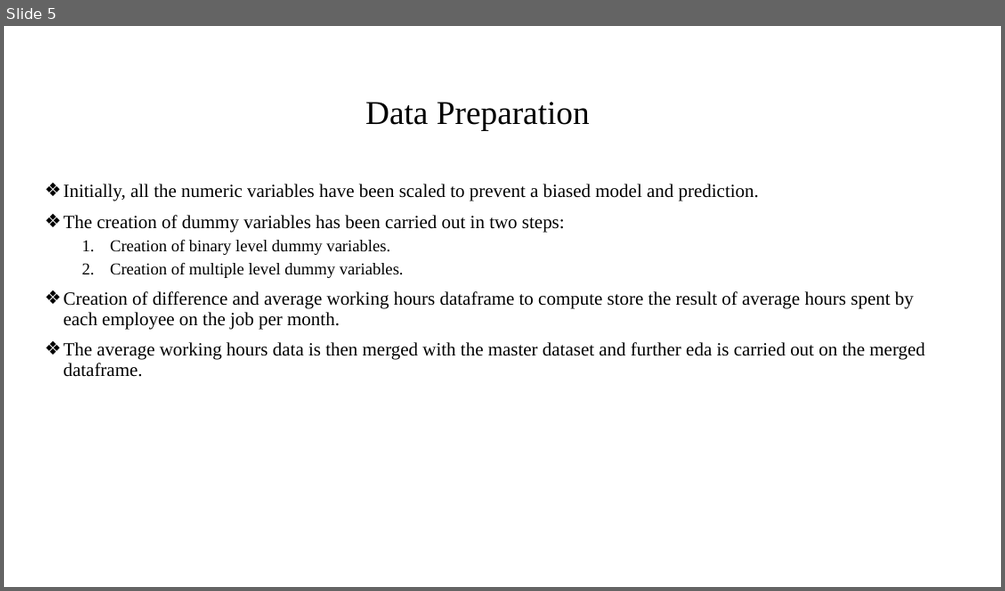
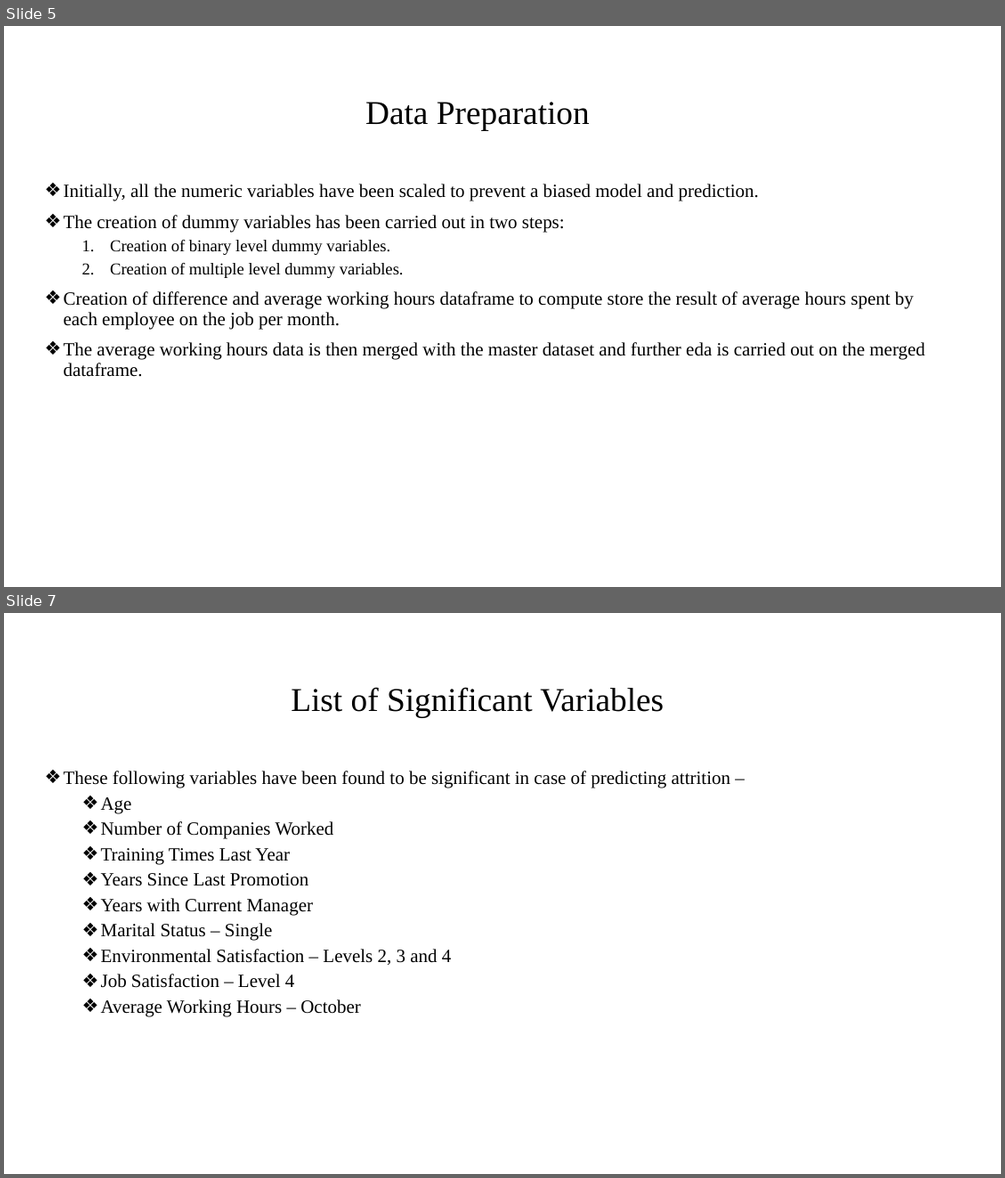
Before and after one commit to gaurav007x/HR-Analytics, a slide deck: HR Analytics Presentation.pptx. Shown one above the other, each under a label of ours: slide 5 before the commit, slides 5 and 7 after it; the slides between them are not shown. The pictures are 1005x591 and 1005x1178 pixels, drawn with LibreOffice and Linux fonts; fonts in the diff are those of the drawing; background and template pictures are left out. Boxes give left, top, right and bottom in pixels: in the first picture for what was removed or moved away, otherwise in the second. Text is boxed around its words. In the diff, an @@ line names an element or a change of style, - is before the commit and + after.

Commit message:
Made few grammatical changes and added confusion matrix and significant variables list

```diff
--- a/HR Analytics Presentation.pptx
+++ b/HR Analytics Presentation.pptx
@@ slide 7 added at <box>4,613,1001,1174</box>, background #FFFFFF @@
@@ title added at <box>291,687,663,717</box>, 32 pt, text #000000 @@
+List of Significant Variables
@@ text added at <box>64,771,730,1017</box>, 18 pt, text #000000 @@
+❖ These following variables have been found to be significant in case of predicting attrition –
+  ❖ Age
+  ❖ Number of Companies Worked
+  ❖ Training Times Last Year
+  ❖ Years Since Last Promotion
+  ❖ Years with Current Manager
+  ❖ Marital Status – Single
+  ❖ Environmental Satisfaction – Levels 2, 3 and 4
+  ❖ Job Satisfaction – Level 4
+  ❖ Average Working Hours – October
```
Also in this commit, not shown: 6 slides changed.
